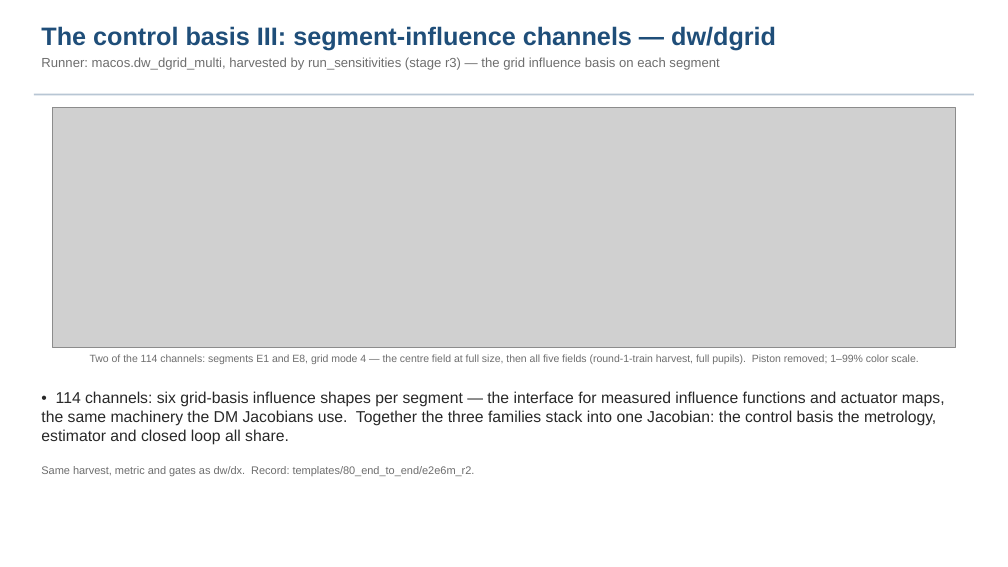
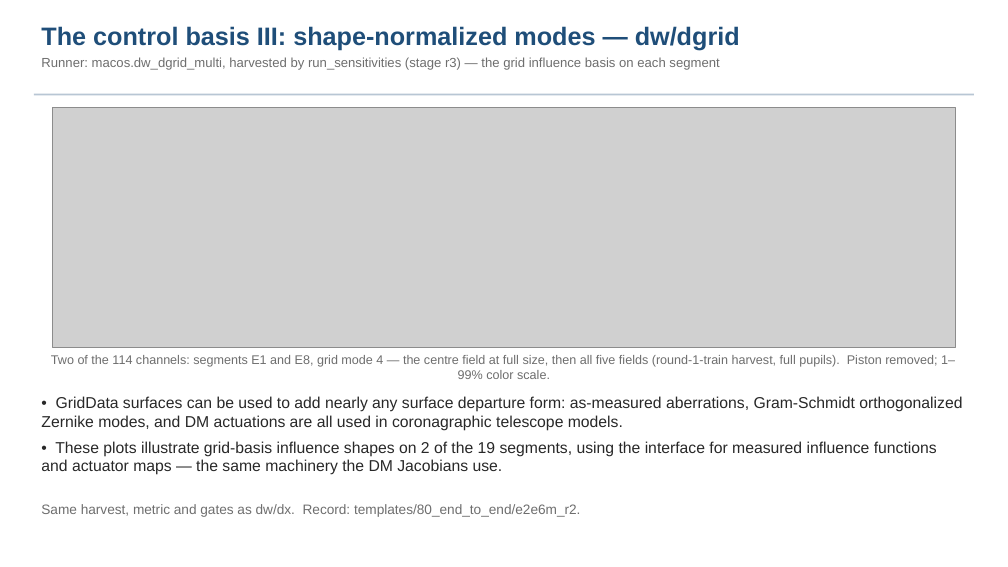
Before and after one commit to nasa-jpl/macos, a slide deck: slide 24 of demo_session/baseline_pass3.pptx. Drawn at 1008x567 pixels with LibreOffice and Linux fonts; fonts in the diff are those of the drawing; grey boxes stand for pictures. Boxes give left, top, right and bottom in pixels: in the first picture for what was removed or moved away, otherwise in the second. Text is boxed around its words. In the diff, an @@ line names an element or a change of style, - is before the commit and + after.

```diff
--- a/demo_session/baseline_pass3.pptx
+++ b/demo_session/baseline_pass3.pptx
@@ text at [41,26,740,51]: text changed @@
-The control basis III: segment-influence channels — dw/dgrid
+The control basis III: shape-normalized modes — dw/dgrid
@@ text "Two of the 114 channels: ..." at [51,355,955,379]: size 10 to 12 pt @@
@@ text at [41,396,962,475]: text changed @@
-• 114 channels: six grid-basis influence shapes per segment — the interface for measured influence functions and actuator maps, the same machinery the DM Jacobians use. Together the three families stack into one Jacobian: the control basis the metrology, estimator and closed loop all share.
+• GridData surfaces can be used to add nearly any surface departure form: as-measured aberrations, Gram-Schmidt orthogonalized Zernike modes, and DM actuations are all used in coronagraphic telescope models.
+• These plots illustrate grid-basis influence shapes on 2 of the 19 segments, using the interface for measured influence functions and actuator maps — the same machinery the DM Jacobians use.
@@ text "Same harvest, metric and gates ...": place and size @@
-text "Same harvest, metric and gates ..." at [41,466,475,476]
+text "Same harvest, metric and gates ..." at [41,504,580,517]
@@ text "Same harvest, metric and gates ..." at [41,504,580,517]: size 10.5 to 13 pt @@
```
Also in this commit, not shown: 4 other slides changed, 5 other files.
